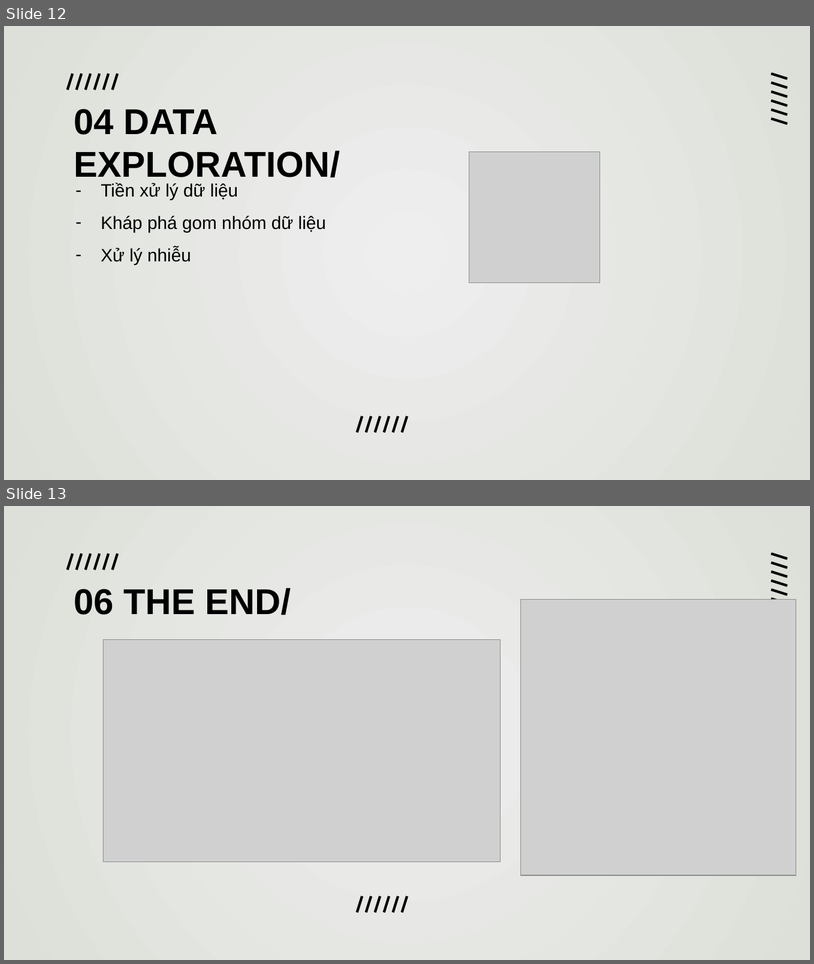
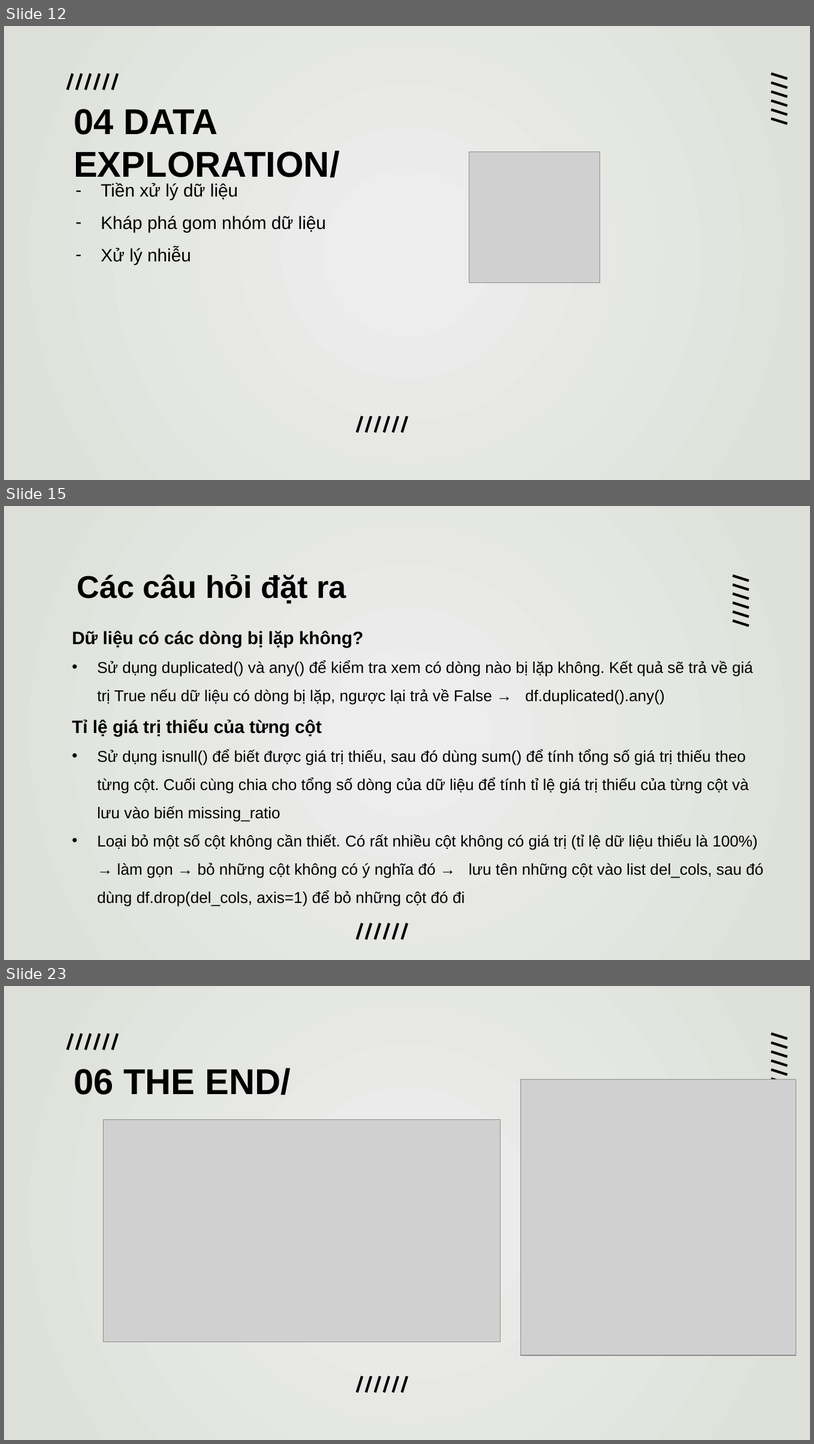
Before and after one commit to duongtanton/NP-KHDL-Gr9, a slide deck: group09.pptx. Shown one above the other, each under a label of ours: slides 12 and 13 before the commit, slides 12, 15 and 23 after it; the slides between them are not shown. The pictures are 814x964 and 814x1444 pixels, drawn with LibreOffice and Linux fonts; fonts in the diff are those of the drawing; grey boxes stand for pictures. Boxes give left, top, right and bottom in pixels: in the first picture for what was removed or moved away, otherwise in the second. Text is boxed around its words. In the diff, an @@ line names an element or a change of style, - is before the commit and + after.

```diff
--- a/group09.pptx
+++ b/group09.pptx
@@ slide 15 added at [4, 506, 810, 960], background gradient #EEEEEE to #DCE0D8 @@
@@ title added at [77, 574, 346, 604], 28 pt, text #000000, bold @@
+Các câu hỏi đặt ra
@@ subtitle added at [72, 630, 764, 906], 14 pt, text #000000 @@
+Dữ liệu có các dòng bị lặp không?
+• Sử dụng duplicated() và any() để kiểm tra xem có dòng nào bị lặp không. Kết quả sẽ trả về giá trị True nếu dữ liệu có dòng bị lặp, ngược lại trả về False → df.duplicated().any()
+Tỉ lệ giá trị thiếu của từng cột
+• Sử dụng isnull() để biết được giá trị thiếu, sau đó dùng sum() để tính tổng số giá trị thiếu theo từng cột. Cuối cùng chia cho tổng số dòng của dữ liệu để tính tỉ lệ giá trị thiếu của từng cột và lưu vào biến missing_ratio
+• Loại bỏ một số cột không cần thiết. Có rất nhiều cột không có giá trị (tỉ lệ dữ liệu thiếu là 100%) → làm gọn → bỏ những cột không có ý nghĩa đó → lưu tên những cột vào list del_cols, sau đó dùng df.drop(del_cols, axis=1) để bỏ những cột đó đi
@@ group added at [733, 576, 749, 625]: 6 lines @@
@@ group added at [357, 923, 407, 939]: 6 lines @@
@@ what was slide 13 is now slide 23 @@
```
Also in this commit, not shown: 9 other slides added.
